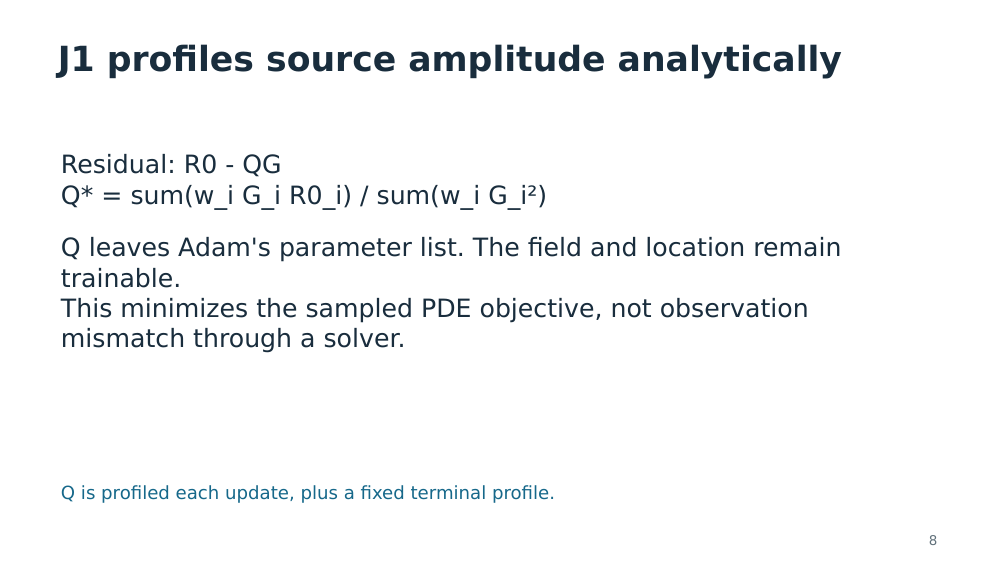
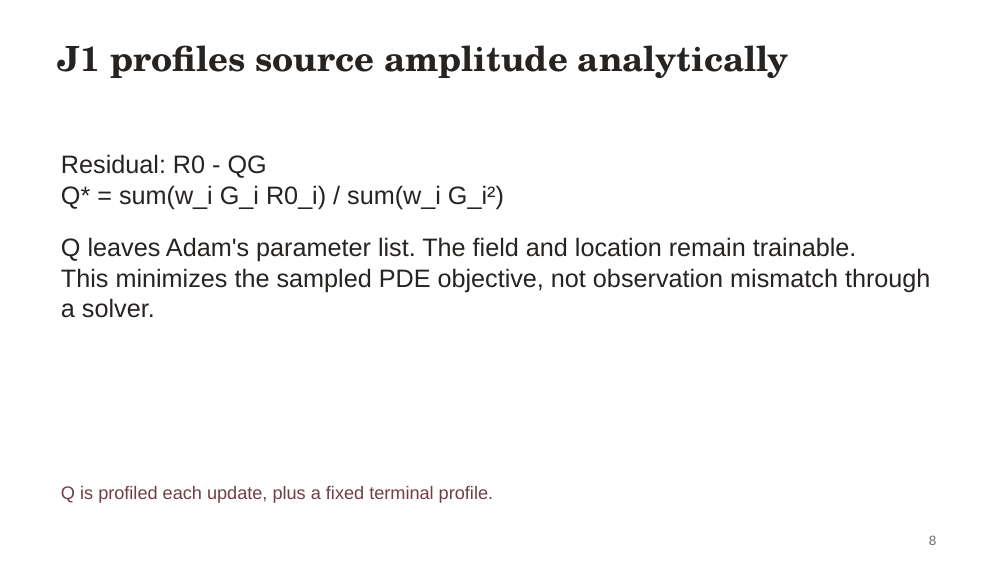
Before and after one commit to hadisaidyn/InverPINN, a slide deck: slide 8 of presentation/InverPINN_Presentation.pptx. Drawn at 1008x567 pixels with LibreOffice and Linux fonts; fonts in the diff are those of the drawing. Boxes give left, top, right and bottom in pixels: in the first picture for what was removed or moved away, otherwise in the second. Text is boxed around its words. In the diff, an @@ line names an element or a change of style, - is before the commit and + after.

```diff
--- a/presentation/InverPINN_Presentation.pptx
+++ b/presentation/InverPINN_Presentation.pptx
@@ text "J1 profiles source amplitude analytically" at [58,45,789,78]: font DejaVu Sans to TeX Gyre Schola, text colour #192D3D to #262321 @@
@@ text "Residual: R0 - QG" at [61,154,930,318]: font DejaVu Sans to Arial, text colour #192D3D to #262321 @@
@@ text "Q is profiled each update, ..." at [61,486,493,503]: font DejaVu Sans to Arial, text colour #16688A to #713E48 @@
@@ text "8" at [929,535,936,545]: font DejaVu Sans to Arial, text colour #61717B to #716A65 @@
```
Also in this commit, not shown: 9 other slides changed, 10 other files.
